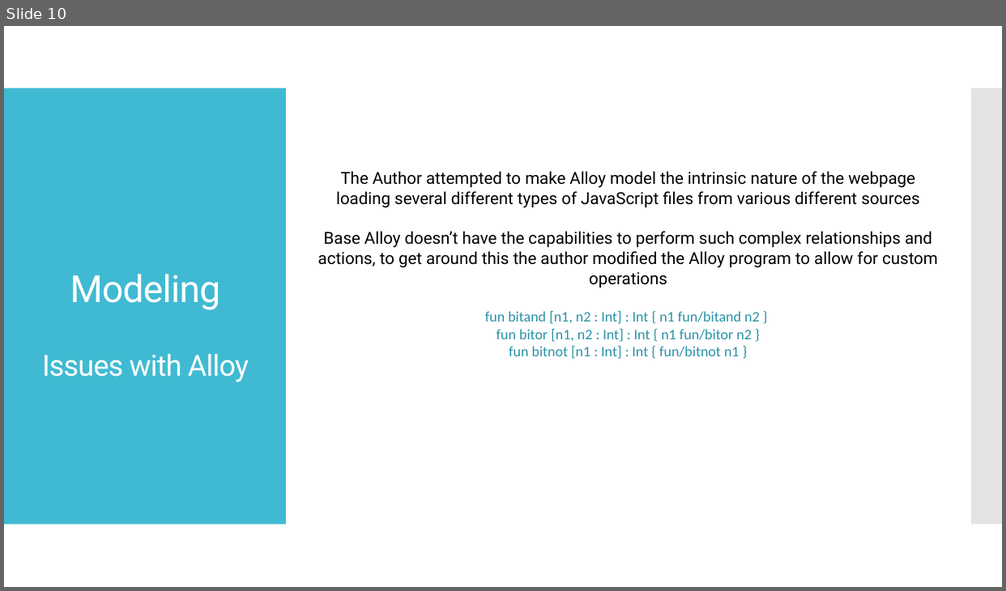
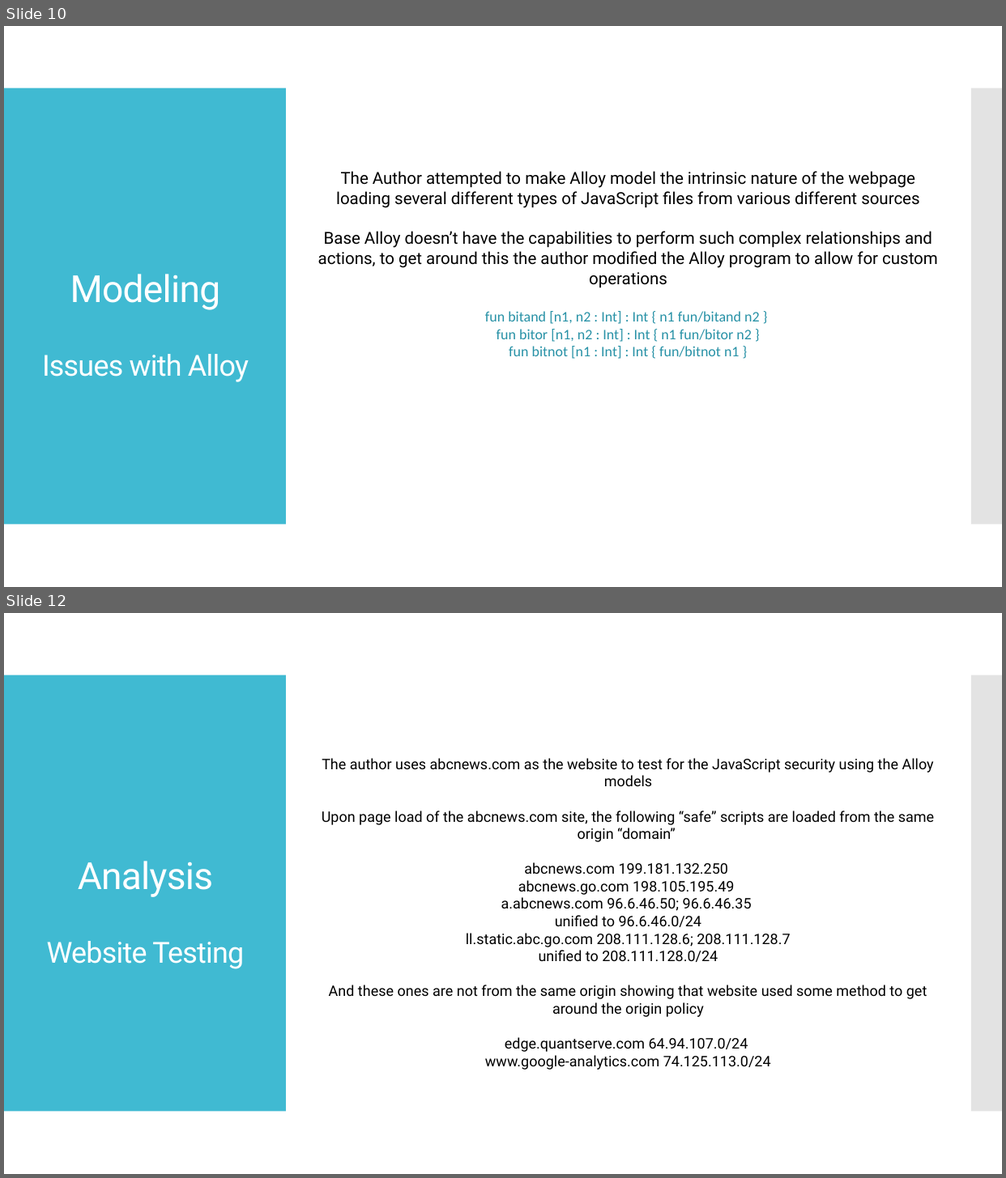
Before and after one commit to starkc1/Spring2019_Homework, a slide deck: SE-410/Stark_SE410_Presentation.pptx. Shown one above the other, each under a label of ours: slide 10 before the commit, slides 10 and 12 after it; the slides between them are not shown. The pictures are 1006x591 and 1006x1178 pixels, drawn with LibreOffice and Linux fonts; fonts in the diff are those of the drawing. Boxes give left, top, right and bottom in pixels: in the first picture for what was removed or moved away, otherwise in the second. Text is boxed around its words. In the diff, an @@ line names an element or a change of style, - is before the commit and + after.

```diff
--- a/SE-410/Stark_SE410_Presentation.pptx
+++ b/SE-410/Stark_SE410_Presentation.pptx
@@ slide 12 added at (4, 613, 1002, 1174), background #FFFFFF; not listed: 2 template elements that a slide beside it also shows @@
@@ text added at (322, 758, 934, 1070), 14 pt, text #000000 @@
+The author uses abcnews.com as the website to test for the JavaScript security using the Alloy models
+Upon page load of the abcnews.com site, the following “safe” scripts are loaded from the same origin “domain”
+abcnews.com 199.181.132.250
+abcnews.go.com 198.105.195.49
+a.abcnews.com 96.6.46.50; 96.6.46.35
+unified to 96.6.46.0/24
+ll.static.abc.go.com 208.111.128.6; 208.111.128.7
+unified to 208.111.128.0/24
+And these ones are not from the same origin showing that website used some method to get around the origin policy
+edge.quantserve.com 64.94.107.0/24
+www.google-analytics.com 74.125.113.0/24
@@ title added at (47, 861, 244, 969), 28 pt, text #FFFFFF @@
+Analysis
+Website Testing
```
Also in this commit, not shown: 1 slide changed, 4 other slides added.
